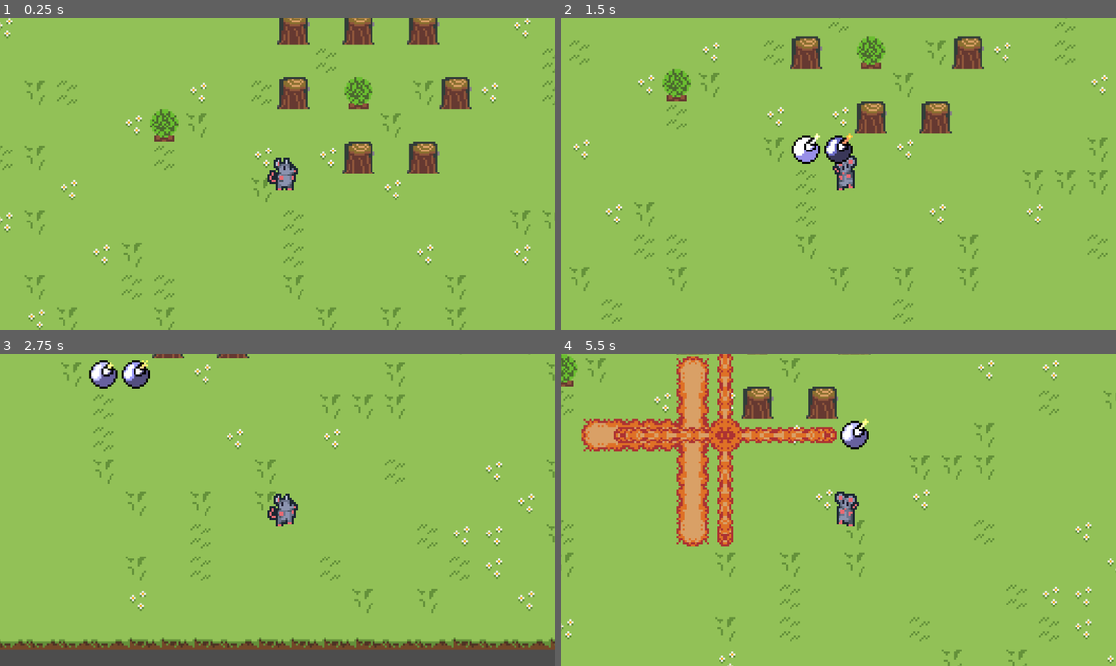
Above: before the commit, frames 1-4 (two rows, left to right).
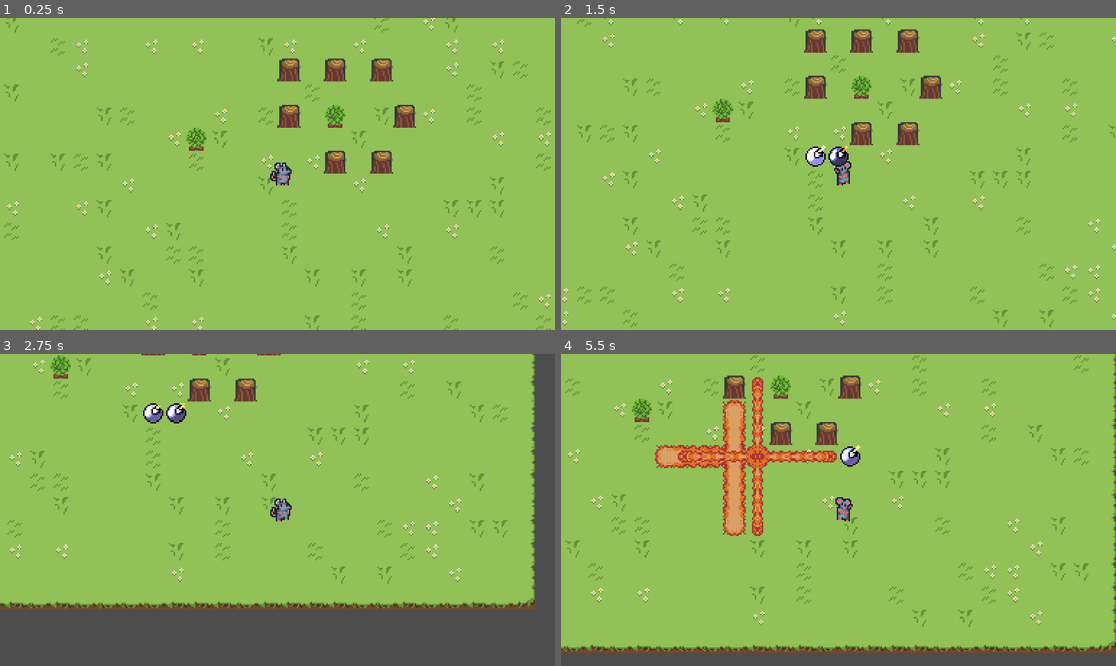
Above: after the commit, the same moments.

Repository: Alduthir/Bombermouse
Game: Godot game, scene res://Levels/TestLevel.tscn
Same seed, same stepped clock (60 frames per second), same inputs: the game is played once before the commit and once after it.
Inputs:
- Up to frame 1 (0.25 s): no input
- Up to frame 2 (1.5 s): hold Right (move_right) 0.53-1.28 s; tap Space (place_bomb) at 0.6, 1.35 s; hold S (move_down) from 1.28 s (still down)
- Up to frame 3 (2.75 s): release S (move_down) at 2.03 s; hold Right (move_right) from 2.03 s (still down); tap Space (place_bomb) at 2.1 s
- Up to frame 4 (5.5 s): release Right (move_right) at 2.78 s; hold W (move_up) 2.78-3.53 s; tap Space (place_bomb) every 0.75 s from 2.85 to 5.1 s; hold A (move_left) 3.53-5.03 s; hold S (move_down) from 5.03 s (still down)

The runs differ from the first frame. In frame 1, 11% of the frame differs, in the area x 0-100%, y 0-100%; in frame 2, 10%; in frame 3, 23%, in the area x 0-100%, y 0-95%; in frame 4, 23%.

Commit message:
updated camera zoom

Diff:
--- a/Levels/TestLevel.tscn
+++ b/Levels/TestLevel.tscn
@@ -78,7 +78,7 @@
 
 [node name="Camera2D" type="Camera2D" parent="Player" unique_id=1610564348]
 position = Vector2(-3, 0)
-zoom = Vector2(7, 7)
+zoom = Vector2(5, 5)
 limit_enabled = false
 limit_left = 0
 limit_top = 0
